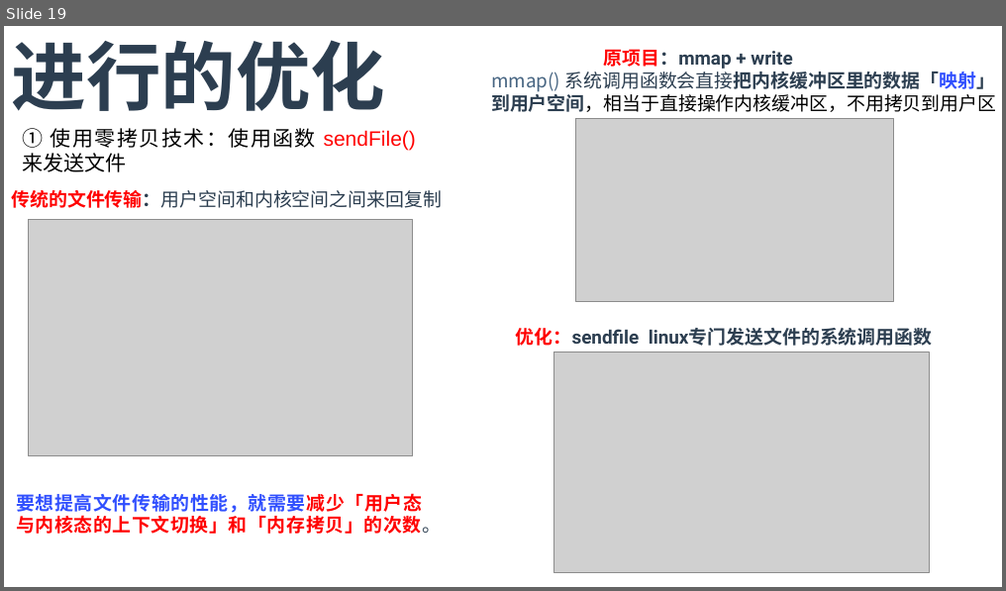
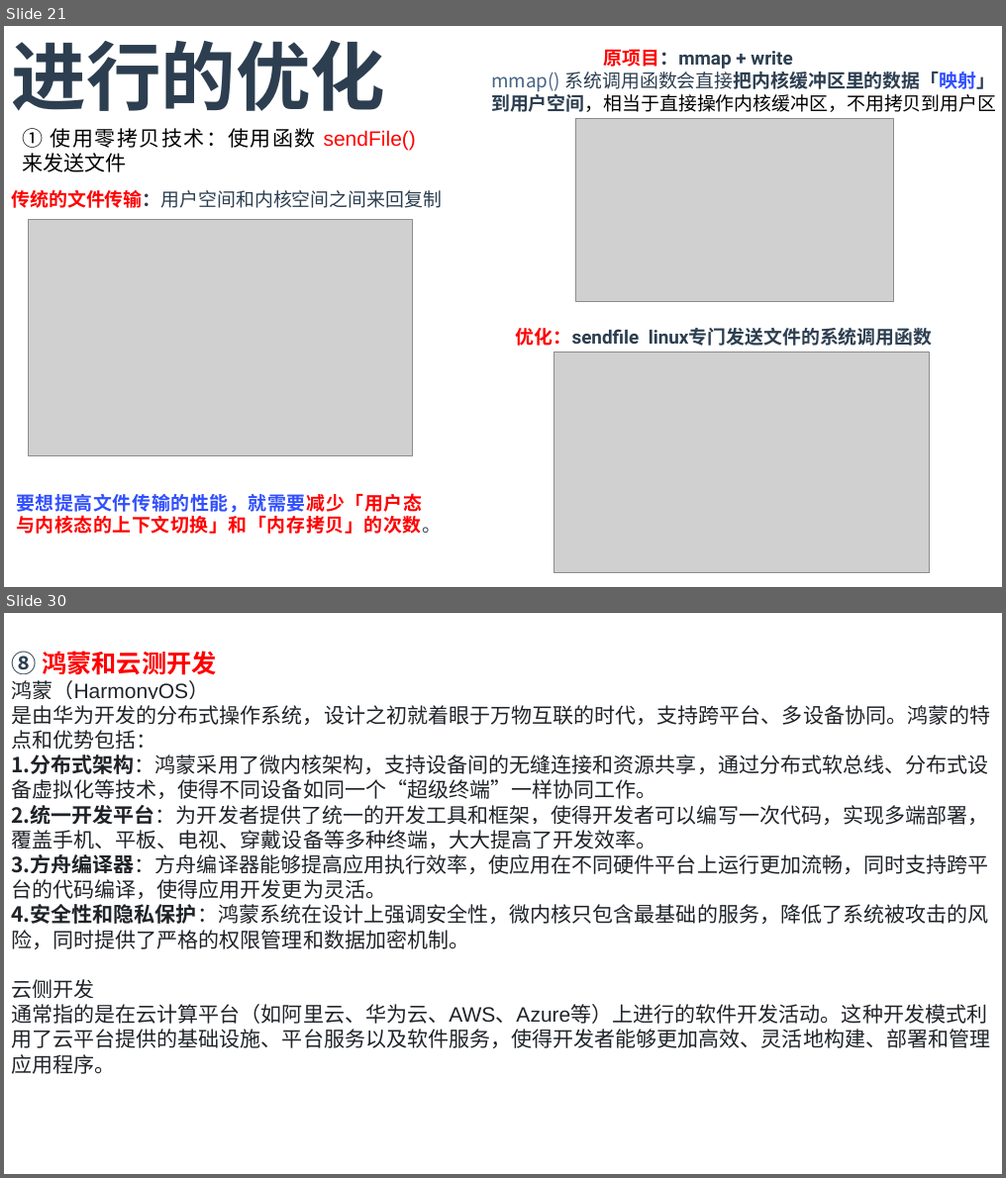
Before and after one commit to T0kisaki-Kurumi/LeetCode, a slide deck: 实习/面试.pptx. Shown one above the other, each under a label of ours: slide 19 before the commit, slides 21 and 30 after it; the slides between them are not shown. The pictures are 1006x591 and 1006x1178 pixels, drawn with LibreOffice and Linux fonts; fonts in the diff are those of the drawing; grey boxes stand for pictures. Boxes give left, top, right and bottom in pixels: in the first picture for what was removed or moved away, otherwise in the second. Text is boxed around its words. In the diff, an @@ line names an element or a change of style, - is before the commit and + after.

```diff
--- a/实习/面试.pptx
+++ b/实习/面试.pptx
@@ slide 30 added at (4, 613, 1002, 1174), background #FFFFFF @@
@@ text added at (11, 651, 990, 1074), 20 pt, text #1F2328 @@
+⑧ 鸿蒙和云测开发
+鸿蒙（HarmonyOS）
+是由华为开发的分布式操作系统，设计之初就着眼于万物互联的时代，支持跨平台、多设备协同。鸿蒙的特点和优势包括：
+1. 分布式架构：鸿蒙采用了微内核架构，支持设备间的无缝连接和资源共享，通过分布式软总线、分布式设备虚拟化等技术，使得不同设备如同一个“超级终端”一样协同工作。
+2. 统一开发平台：为开发者提供了统一的开发工具和框架，使得开发者可以编写一次代码，实现多端部署，覆盖手机、平板、电视、穿戴设备等多种终端，大大提高了开发效率。
+3. 方舟编译器：方舟编译器能够提高应用执行效率，使应用在不同硬件平台上运行更加流畅，同时支持跨平台的代码编译，使得应用开发更为灵活。
+4. 安全性和隐私保护：鸿蒙系统在设计上强调安全性，微内核只包含最基础的服务，降低了系统被攻击的风险，同时提供了严格的权限管理和数据加密机制。
+云侧开发
+通常指的是在云计算平台（如阿里云、华为云、AWS、Azure等）上进行的软件开发活动。这种开发模式利用了云平台提供的基础设施、平台服务以及软件服务，使得开发者能够更加高效、灵活地构建、部署和管理应用程序。
@@ what was slide 19 is now slide 21 @@
```
Also in this commit, not shown: 2 slides changed, 10 other slides added, 5 other files.
